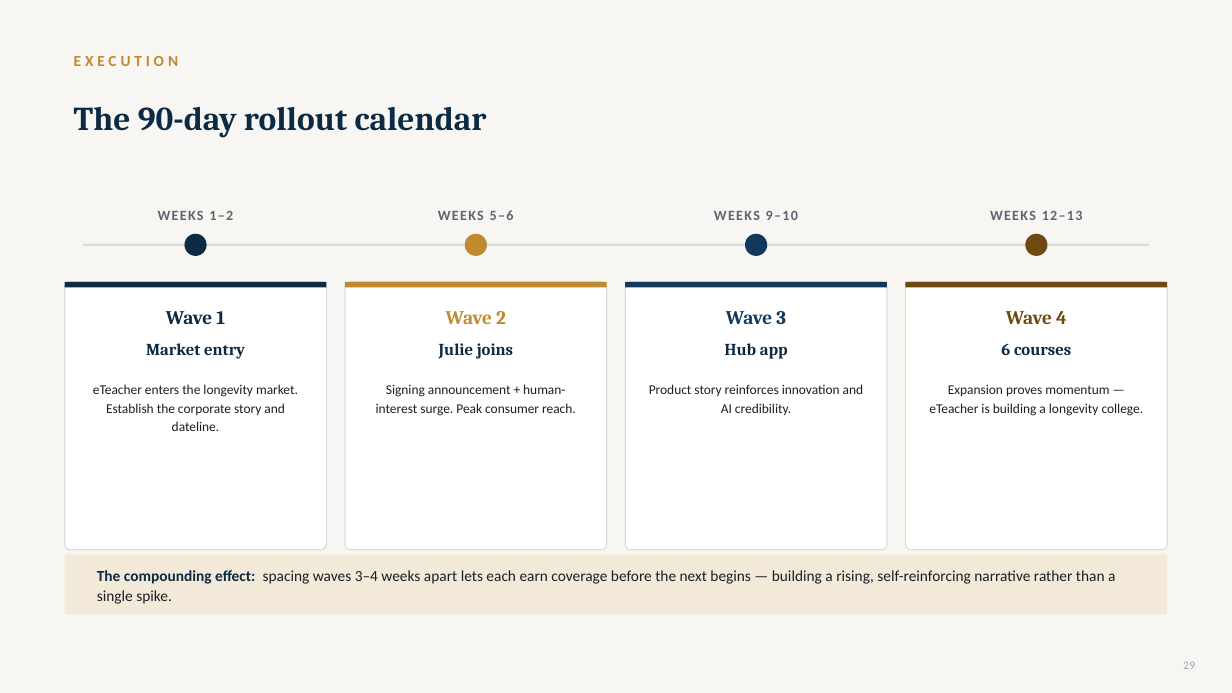
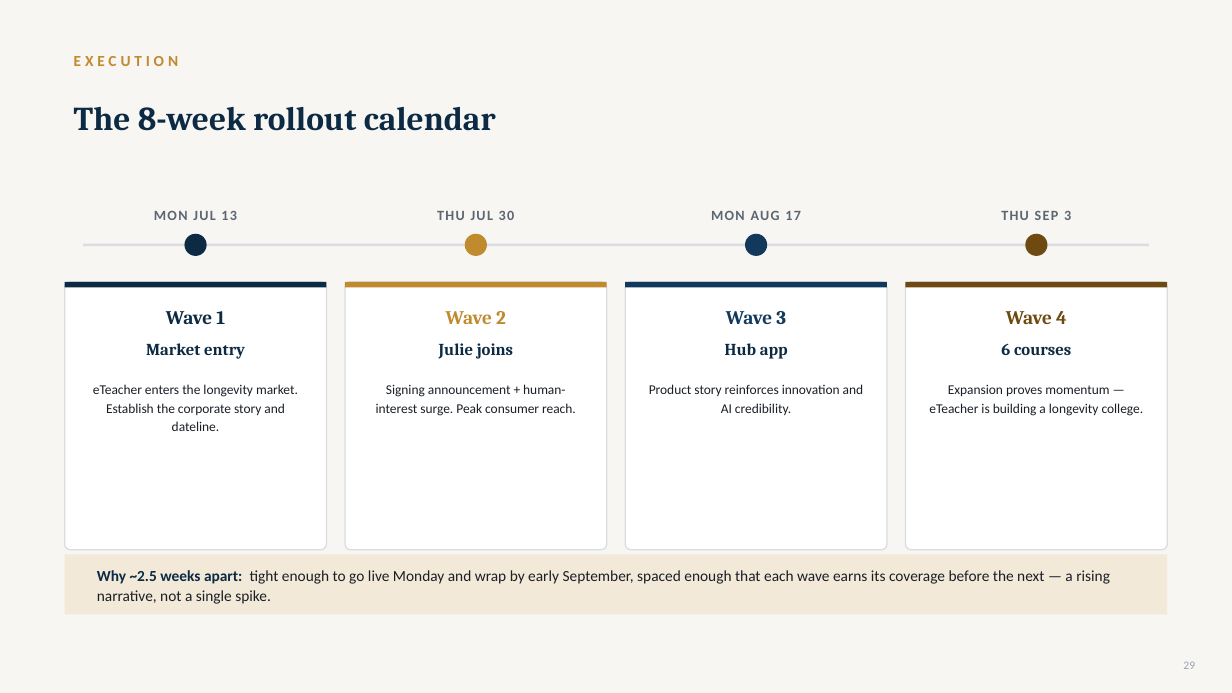
Before and after one commit to gitteromri-ux/eteacher-longevity-pr-campaign, a slide deck: slide 29 of eTeacher_Longevity_PR_Campaign.pptx. Drawn at 1232x693 pixels with LibreOffice and Linux fonts; fonts in the diff are those of the drawing. Boxes give left, top, right and bottom in pixels: in the first picture for what was removed or moved away, otherwise in the second. Text is boxed around its words. In the diff, an @@ line names an element or a change of style, - is before the commit and + after.

Commit message:
Compress timeline: real dates, Wave 1 live Mon Jul 13, full 8-week rollout wrapping early Sep

```diff
--- a/eTeacher_Longevity_PR_Campaign.pptx
+++ b/eTeacher_Longevity_PR_Campaign.pptx
@@ text at [74, 107, 496, 131]: text changed @@
-The 90-day rollout calendar
+The 8-week rollout calendar
@@ text at [154, 211, 237, 220]: text changed @@
-WEEKS 1–2
+MON JUL 13
@@ text at [437, 211, 515, 220]: text changed @@
-WEEKS 5–6
+THU JUL 30
@@ text at [711, 211, 801, 220]: text changed @@
-WEEKS 9–10
+MON AUG 17
@@ text at [1001, 211, 1071, 220]: text changed @@
-WEEKS 12–13
+THU SEP 3
@@ text at [97, 570, 1110, 604]: text changed @@
-The compounding effect: spacing waves 3–4 weeks apart lets each earn coverage before the next begins — building a rising, self-reinforcing narrative rather than a single spike.
+Why ~2.5 weeks apart: tight enough to go live Monday and wrap by early September, spaced enough that each wave earns its coverage before the next — a rising narrative, not a single spike.
```
Also in this commit, not shown: 1 other slide changed.
